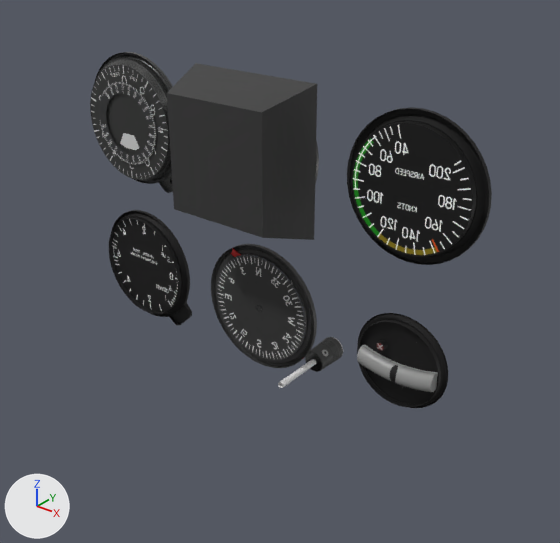
The Blender file Packages/com.yuxiaviation.yuxiflightinstruments/Runtime/ExampleIndicatorsDefault/Basic-T_rigged.blend: old version first, new version second.
The view is the same before and after, from a 50 mm camera at (0.272, -0.32, 0.128) aimed at (0.015, 0.001, -0.072). The axes (+X, +Y, +Z) are drawn at lower left. The lights are the same throughout. Mesh edges are drawn as thin lines on the coarser meshes.

In view in the first picture: 'Gauge'.
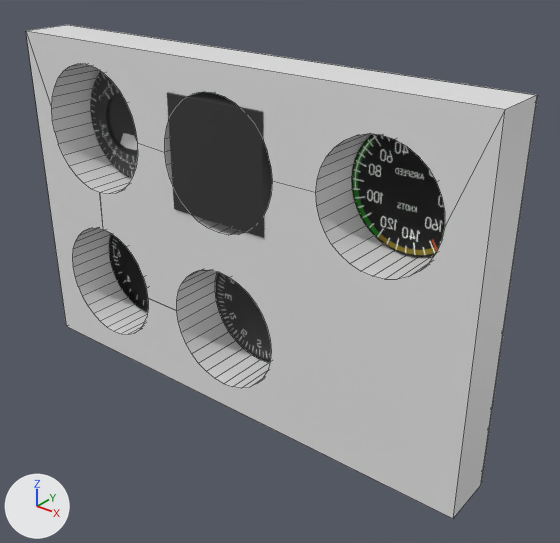
Changed parts and their boxes [x1, y1, x2, y2] in the pictures (560 x 543 px):
```json
{"object": "立方体", "change": "added", "after": [26, 25, 538, 519]}
{"object": "Gauge", "change": "unchanged, covered by the edit", "before": [90, 52, 492, 408], "after": [90, 71, 445, 363]}
```

Scene script edits in JSON lines:
```json
{"op": "add", "block": "mat_金属板", "code": ["mat_金属板 = principled_material('金属板')", "mat_金属板.base_color = (0.8, 0.8, 0.8)  # white #e7e7e7"]}
{"op": "add", "block": "me_立方体", "code": ["me_立方体 = bpy.data.meshes.new('立方体')", "me_立方体.from_pydata(...)  # 416 vertices, 218 faces; spans x -0.155..0.155, y -0.034..0.0, z -0.154..0.053", "me_立方体.materials.append(mat_金属板)  # white #e7e7e7"]}
{"op": "add", "block": "ob_立方体", "code": ["ob_立方体 = bpy.data.objects.new('立方体', me_立方体)", "ob_立方体.location = (0.0, 0.0, 0.0)"]}
```
